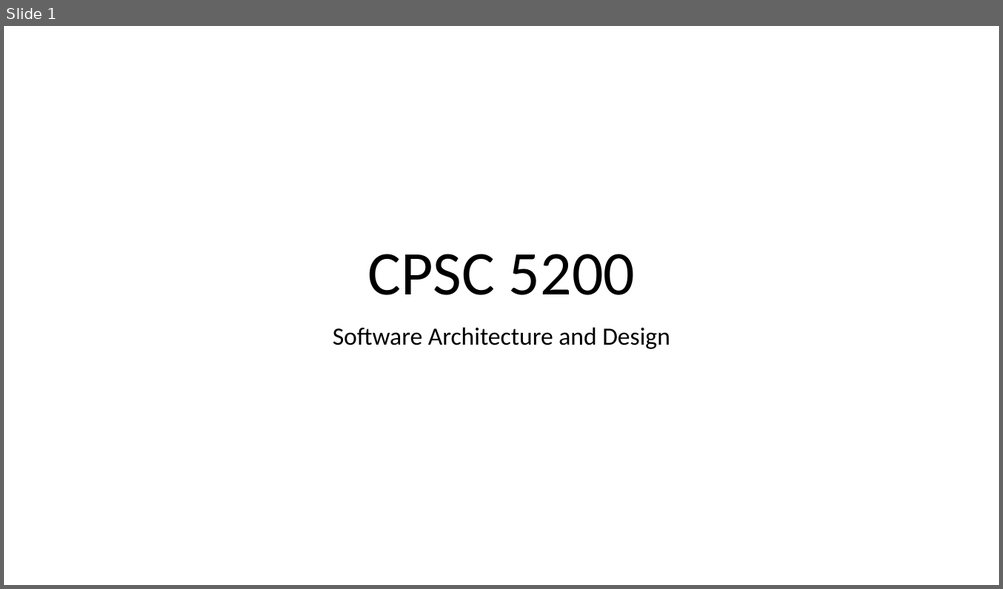
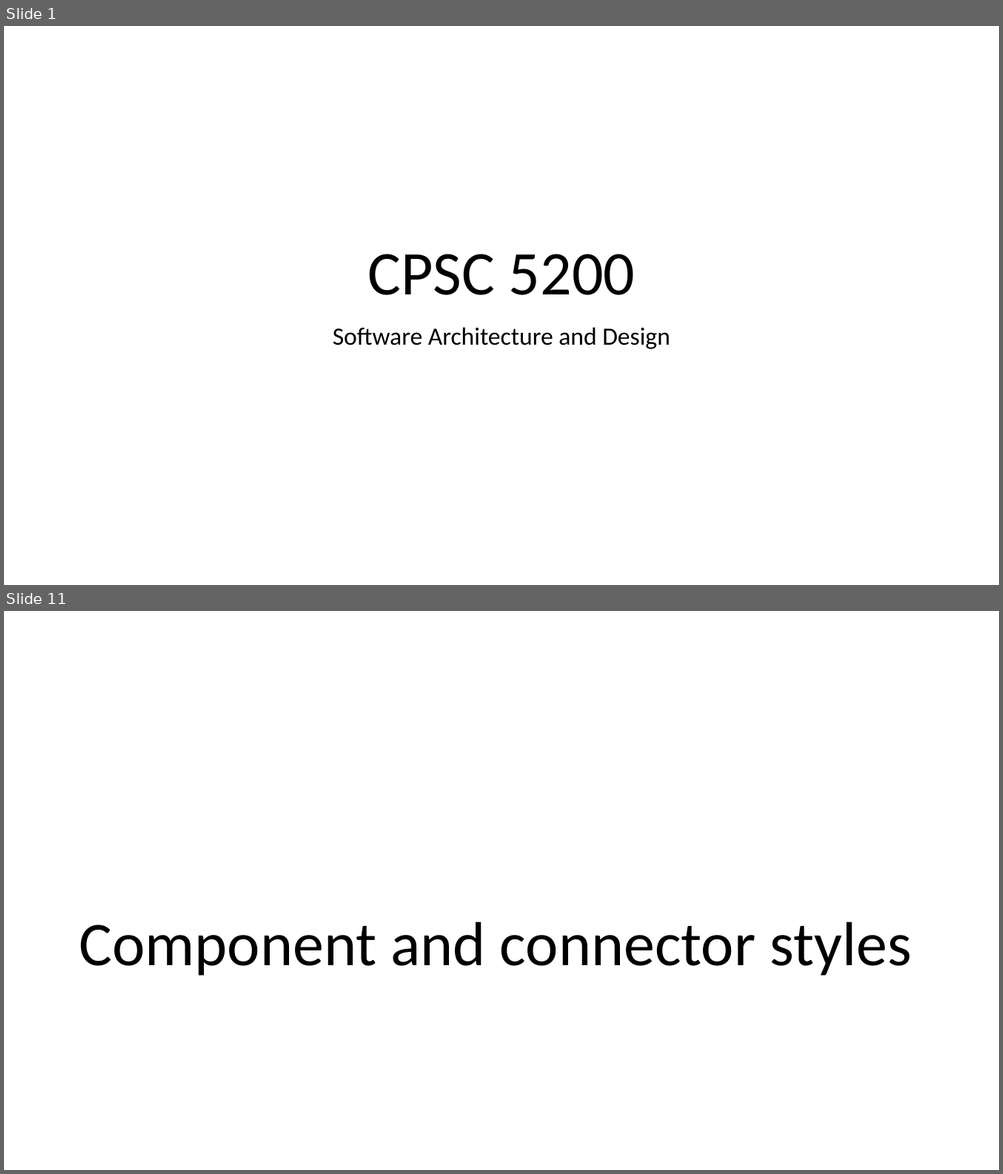
Before and after one commit to IrenaNiu/SU_CPSC_5200_20WQ, a slide deck: lectures/20WQ-02-11 Documenting software architectures.pptx. Shown one above the other, each under a label of ours: slide 1 before the commit, slides 1 and 11 after it; the slides between them are not shown. The pictures are 1003x589 and 1003x1174 pixels, drawn with LibreOffice and Linux fonts; fonts in the diff are those of the drawing. Boxes give left, top, right and bottom in pixels: in the first picture for what was removed or moved away, otherwise in the second. Text is boxed around its words. In the diff, an @@ line names an element or a change of style, - is before the commit and + after.

```diff
--- a/lectures/20WQ-02-11 Documenting software architectures.pptx
+++ b/lectures/20WQ-02-11 Documenting software architectures.pptx
@@ slide 11 added at (x1=4, y1=611, x2=999, y2=1170), background #FFFFFF @@
@@ title added at (x1=79, y1=922, x2=911, y2=976), 60 pt, text #000000 @@
+Component and connector styles
```
Also in this commit, not shown: 24 other slides added.
